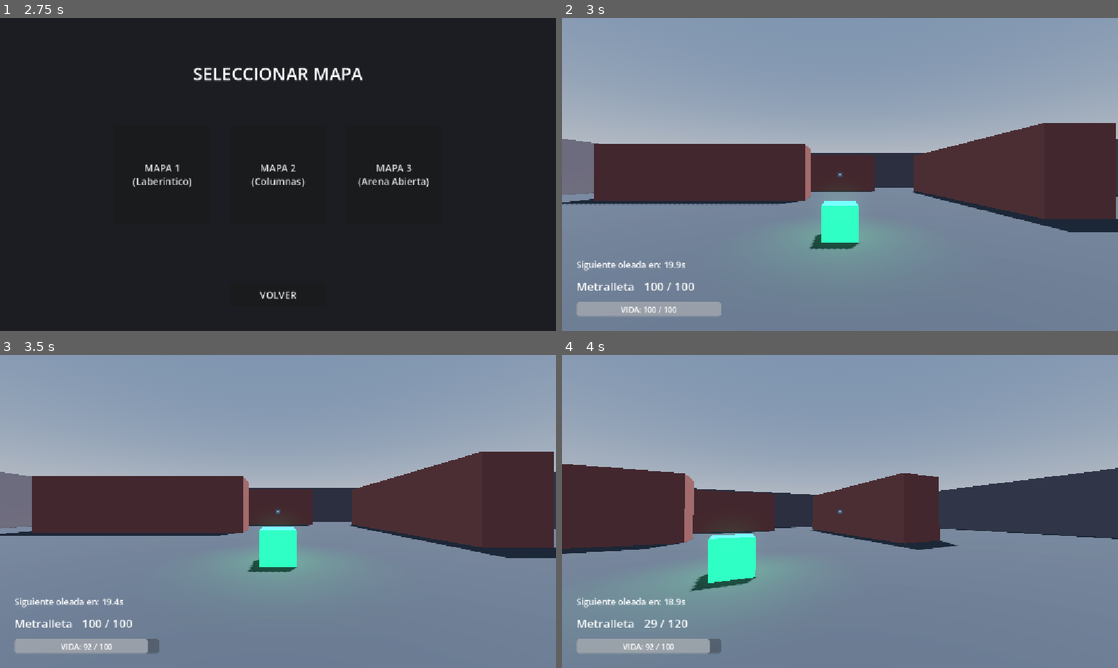
Above: before the commit, frames 1-4 (two rows, left to right).
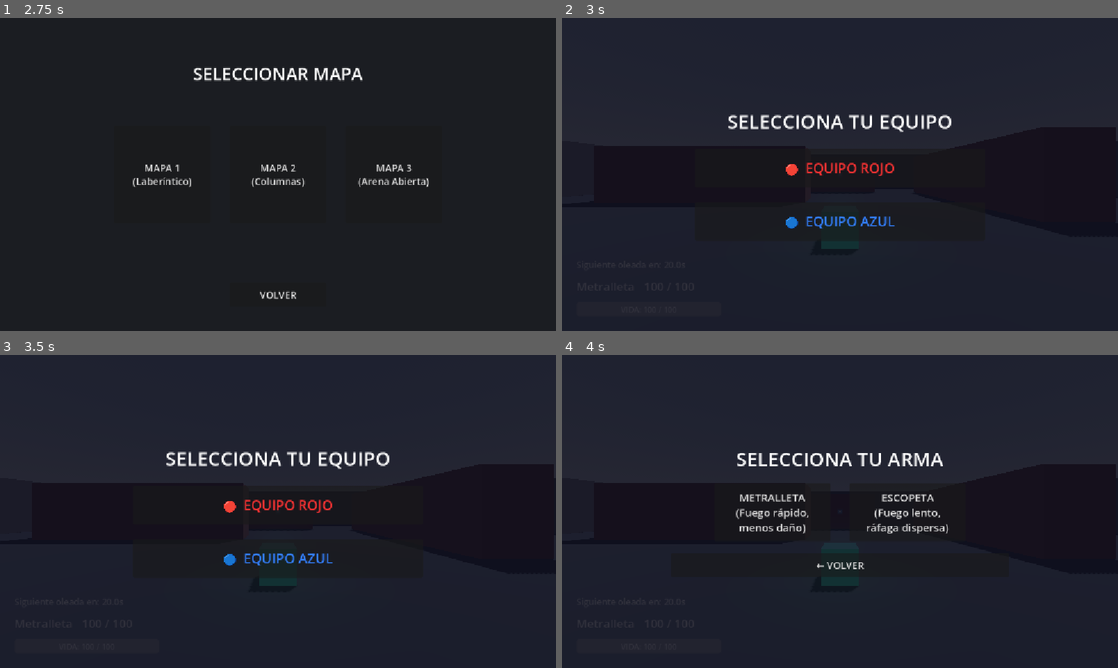
Above: after the commit, the same moments.

Repository: Jillkrav/Fps-Prueba
Game: Godot game, scene res://scenes/main_menu.tscn
Same seed, same stepped clock (60 frames per second), same inputs: the game is played once before the commit and once after it. The engine's default icon, where the game draws it, is replaced by a stand-in: a white triangle on a blue panel in a dark square.
Inputs (mouse positions are in pixels of both pictures, inside the frame that each line leads up to):
- Up to frame 1 (2.75 s): click "JUGAR" at 0.5 s; click "VOLVER" at 1.25 s; click "JUGAR" at 2 s
- Up to frame 2 (3 s): click "MAPA 1 (Laberíntico)" at 2.75 s
- Up to frame 3 (3.5 s): no input
- Up to frame 4 (4 s): click (840, 505) at 3.5 s, where only the run after the commit has a clickable "🔴 EQUIPO ROJO"

Frame 1 is identical in both runs. In frame 2, 100% of the frame differs, in the area x 0-100%, y 0-100%; in frame 3, 100%; in frame 4, 99%.

Commit message:
feat: agregar TeamWeaponSelector en mapas y limpiar WeaponPanel del menu principal

Diff:
--- a/scenes/main_menu.tscn
+++ b/scenes/main_menu.tscn
@@ -145,84 +145,9 @@
 theme_override_font_sizes/font_size = 20
 text = "VOLVER"
 
-[node name="WeaponPanel" type="Panel" parent="."]
-visible = false
-layout_mode = 1
-anchors_preset = 15
-anchor_right = 1.0
-anchor_bottom = 1.0
-grow_horizontal = 2
-grow_vertical = 2
-
-[node name="Title" type="Label" parent="WeaponPanel"]
-layout_mode = 1
-anchors_preset = 5
-anchor_left = 0.5
-anchor_right = 0.5
-offset_left = -250.0
-offset_top = 80.0
-offset_right = 250.0
-offset_bottom = 150.0
-grow_horizontal = 2
-theme_override_font_sizes/font_size = 36
-text = "SELECCIONAR ARMA"
-horizontal_alignment = 1
-vertical_alignment = 1
-
-[node name="WeaponsGrid" type="HBoxContainer" parent="WeaponPanel"]
-layout_mode = 1
-anchors_preset = 8
-anchor_left = 0.5
-anchor_top = 0.5
-anchor_right = 0.5
-anchor_bottom = 0.5
-offset_left = -300.0
-offset_top = -100.0
-offset_right = 300.0
-offset_bottom = 100.0
-grow_horizontal = 2
-grow_vertical = 2
-theme_override_constants/separation = 50
-alignment = 1
-
-[node name="BtnMetralleta" type="Button" parent="WeaponPanel/WeaponsGrid"]
-custom_minimum_size = Vector2(220, 150)
-layout_mode = 2
-theme_override_font_sizes/font_size = 20
-text = "METRALLETA
-(Fuego rápido,
-menos daño)"
-
-[node name="BtnEscopeta" type="Button" parent="WeaponPanel/WeaponsGrid"]
-custom_minimum_size = Vector2(220, 150)
-layout_mode = 2
-theme_override_font_sizes/font_size = 20
-text = "ESCOPETA
-(Fuego lento,
-ráfaga dispersa)"
-
-[node name="BtnWeaponBack" type="Button" parent="WeaponPanel"]
-layout_mode = 1
-anchors_preset = 7
-anchor_left = 0.5
-anchor_top = 1.0
-anchor_right = 0.5
-anchor_bottom = 1.0
-offset_left = -100.0
-offset_top = -100.0
-offset_right = 100.0
-offset_bottom = -50.0
-grow_horizontal = 2
-grow_vertical = 0
-theme_override_font_sizes/font_size = 20
-text = "VOLVER"
-
 [connection signal="pressed" from="MenuPanel/Buttons/BtnJugar" to="." method="_on_jugar_pressed"]
 [connection signal="pressed" from="MenuPanel/Buttons/BtnSalir" to="." method="_on_salir_pressed"]
 [connection signal="pressed" from="MapPanel/MapsGrid/Map1" to="." method="_on_map_selected" binds= ["res://scenes/maps/map_1.tscn"]]
 [connection signal="pressed" from="MapPanel/MapsGrid/Map2" to="." method="_on_map_selected" binds= ["res://scenes/maps/map_2.tscn"]]
 [connection signal="pressed" from="MapPanel/MapsGrid/Map3" to="." method="_on_map_selected" binds= ["res://scenes/maps/map_3.tscn"]]
 [connection signal="pressed" from="MapPanel/BtnMapBack" to="." method="_on_map_back_pressed"]
-[connection signal="pressed" from="WeaponPanel/WeaponsGrid/BtnMetralleta" to="." method="_on_weapon_selected" binds= ["metralleta"]]
-[connection signal="pressed" from="WeaponPanel/WeaponsGrid/BtnEscopeta" to="." method="_on_weapon_selected" binds= ["escopeta"]]
-[connection signal="pressed" from="WeaponPanel/BtnWeaponBack" to="." method="_on_weapon_back_pressed"]
--- a/scenes/maps/map_1.tscn
+++ b/scenes/maps/map_1.tscn
@@ -1,9 +1,10 @@
-[gd_scene load_steps=13 format=3 uid="uid://b1d6x87p4e0u1"]
+[gd_scene load_steps=14 format=3 uid="uid://b1d6x87p4e0u1"]
 
 [ext_resource type="PackedScene" uid="uid://dg0u4rsk2u6o7" path="res://scenes/player.tscn" id="1_player"]
 [ext_resource type="PackedScene" uid="uid://bsh2o1h3r4mno" path="res://scenes/pickups/resupply_box.tscn" id="2_resupply"]
 [ext_resource type="Script" path="res://scripts/spawner.gd" id="3_spawner"]
 [ext_resource type="PackedScene" uid="uid://bix4g2asdxsyg" path="res://scenes/hud.tscn" id="4_hud"]
+[ext_resource type="PackedScene" path="res://scenes/team_weapon_selector.tscn" id="5_selector"]
 
 [sub_resource type="ProceduralSkyMaterial" id="ProceduralSkyMaterial_map1"]
 sky_horizon_color = Color(0.64625, 0.65575, 0.67075, 1)
@@ -128,3 +129,5 @@
 transform = Transform3D(1, 0, 0, 0, 1, 0, 0, 0, 1, 0, 0.5, 20)
 
 [node name="HUDLayer" parent="." groups=["hud"] instance=ExtResource("4_hud")]
+
+[node name="TeamWeaponSelector" parent="." instance=ExtResource("5_selector")]
--- a/scenes/maps/map_2.tscn
+++ b/scenes/maps/map_2.tscn
@@ -1,13 +1,14 @@
-[gd_scene load_steps=13 format=3 uid="uid://b0uy7trsk2o62"]
+[gd_scene load_steps=14 format=3 uid="uid://map2_fps"]
 
 [ext_resource type="PackedScene" uid="uid://dg0u4rsk2u6o7" path="res://scenes/player.tscn" id="1_player"]
 [ext_resource type="PackedScene" uid="uid://bsh2o1h3r4mno" path="res://scenes/pickups/resupply_box.tscn" id="2_resupply"]
 [ext_resource type="Script" path="res://scripts/spawner.gd" id="3_spawner"]
 [ext_resource type="PackedScene" uid="uid://bix4g2asdxsyg" path="res://scenes/hud.tscn" id="4_hud"]
+[ext_resource type="PackedScene" path="res://scenes/team_weapon_selector.tscn" id="5_selector"]
 
 [sub_resource type="ProceduralSkyMaterial" id="ProceduralSkyMaterial_map2"]
-sky_horizon_color = Color(0.64625, 0.65575, 0.67075, 1)
-ground_horizon_color = Color(0.64625, 0.65575, 0.67075, 1)
+sky_horizon_color = Color(0.55, 0.60, 0.65, 1)
+ground_horizon_color = Color(0.55, 0.60, 0.65, 1)
 
 [sub_resource type="Sky" id="Sky_map2"]
 sky_material = SubResource("ProceduralSkyMaterial_map2")
@@ -23,13 +24,13 @@
 agent_height = 1.8
 
 [sub_resource type="StandardMaterial3D" id="StandardMaterial3D_floor"]
-albedo_color = Color(0.18, 0.22, 0.18, 1)
+albedo_color = Color(0.22, 0.20, 0.18, 1)
 
 [sub_resource type="StandardMaterial3D" id="StandardMaterial3D_wall"]
-albedo_color = Color(0.35, 0.38, 0.35, 1)
+albedo_color = Color(0.4, 0.38, 0.35, 1)
 
-[sub_resource type="StandardMaterial3D" id="StandardMaterial3D_obstacle"]
-albedo_color = Color(0.4, 0.45, 0.5, 1)
+[sub_resource type="StandardMaterial3D" id="StandardMaterial3D_column"]
+albedo_color = Color(0.45, 0.42, 0.38, 1)
 
 [node name="Map2" type="Node3D"]
 
@@ -48,79 +49,69 @@
 [node name="Floor" type="CSGBox3D" parent="NavigationRegion3D/Geometry"]
 transform = Transform3D(1, 0, 0, 0, 1, 0, 0, 0, 1, 0, -0.5, 0)
 use_collision = true
-size = Vector3(50, 1, 50)
+size = Vector3(60, 1, 60)
 material = SubResource("StandardMaterial3D_floor")
 
 [node name="OuterWalls" type="Node3D" parent="NavigationRegion3D/Geometry"]
 
 [node name="WallNorth" type="CSGBox3D" parent="NavigationRegion3D/Geometry/OuterWalls"]
-transform = Transform3D(1, 0, 0, 0, 1, 0, 0, 0, 1, 0, 2.5, -25)
+transform = Transform3D(1, 0, 0, 0, 1, 0, 0, 0, 1, 0, 2.5, -30)
 use_collision = true
-size = Vector3(50, 5, 1)
+size = Vector3(60, 5, 1)
 material = SubResource("StandardMaterial3D_wall")
 
 [node name="WallSouth" type="CSGBox3D" parent="NavigationRegion3D/Geometry/OuterWalls"]
-transform = Transform3D(1, 0, 0, 0, 1, 0, 0, 0, 1, 0, 2.5, 25)
+transform = Transform3D(1, 0, 0, 0, 1, 0, 0, 0, 1, 0, 2.5, 30)
 use_collision = true
-size = Vector3(50, 5, 1)
+size = Vector3(60, 5, 1)
 material = SubResource("StandardMaterial3D_wall")
 
 [node name="WallWest" type="CSGBox3D" parent="NavigationRegion3D/Geometry/OuterWalls"]
-transform = Transform3D(1, 0, 0, 0, 1, 0, 0, 0, 1, -25, 2.5, 0)
+transform = Transform3D(1, 0, 0, 0, 1, 0, 0, 0, 1, -30, 2.5, 0)
 use_collision = true
-size = Vector3(1, 5, 50)
+size = Vector3(1, 5, 60)
 material = SubResource("StandardMaterial3D_wall")
 
 [node name="WallEast" type="CSGBox3D" parent="NavigationRegion3D/Geometry/OuterWalls"]
-transform = Transform3D(1, 0, 0, 0, 1, 0, 0, 0, 1, 25, 2.5, 0)
+transform = Transform3D(1, 0, 0, 0, 1, 0, 0, 0, 1, 30, 2.5, 0)
 use_collision = true
-size = Vector3(1, 5, 50)
+size = Vector3(1, 5, 60)
 material = SubResource("StandardMaterial3D_wall")
 
-[node name="ColumnLayout" type="Node3D" parent="NavigationRegion3D/Geometry"]
+[node name="Columns" type="Node3D" parent="NavigationRegion3D/Geometry"]
 
-[node name="Column1" type="CSGCylinder3D" parent="NavigationRegion3D/Geometry/ColumnLayout"]
-transform = Transform3D(1, 0, 0, 0, 1, 0, 0, 0, 1, -12, 2.5, -12)
+[node name="Col1" type="CSGBox3D" parent="NavigationRegion3D/Geometry/Columns"]
+transform = Transform3D(1, 0, 0, 0, 1, 0, 0, 0, 1, -15, 2.5, -15)
 use_collision = true
-radius = 1.5
-height = 5.0
-material = SubResource("StandardMaterial3D_obstacle")
+size = Vector3(3, 5, 3)
+material = SubResource("StandardMaterial3D_column")
 
-[node name="Column2" type="CSGCylinder3D" parent="NavigationRegion3D/Geometry/ColumnLayout"]
-transform = Transform3D(1, 0, 0, 0, 1, 0, 0, 0, 1, 12, 2.5, -12)
+[node name="Col2" type="CSGBox3D" parent="NavigationRegion3D/Geometry/Columns"]
+transform = Transform3D(1, 0, 0, 0, 1, 0, 0, 0, 1, 15, 2.5, -15)
 use_collision = true
-radius = 1.5
-height = 5.0
-material = SubResource("StandardMaterial3D_obstacle")
+size = Vector3(3, 5, 3)
+material = SubResource("StandardMaterial3D_column")
 
-[node name="Column3" type="CSGCylinder3D" parent="NavigationRegion3D/Geometry/ColumnLayout"]
-transform = Transform3D(1, 0, 0, 0, 1, 0, 0, 0, 1, -12, 2.5, 12)
+[node name="Col3" type="CSGBox3D" parent="NavigationRegion3D/Geometry/Columns"]
+transform = Transform3D(1, 0, 0, 0, 1, 0, 0, 0, 1, -15, 2.5, 15)
 use_collision = true
-radius = 1.5
-height = 5.0
-material = SubResource("StandardMaterial3D_obstacle")
+size = Vector3(3, 5, 3)
+material = SubResource("StandardMaterial3D_column")
 
-[node name="Column4" type="CSGCylinder3D" parent="NavigationRegion3D/Geometry/ColumnLayout"]
-transform = Transform3D(1, 0, 0, 0, 1, 0, 0, 0, 1, 12, 2.5, 12)
+[node name="Col4" type="CSGBox3D" parent="NavigationRegion3D/Geometry/Columns"]
+transform = Transform3D(1, 0, 0, 0, 1, 0, 0, 0, 1, 15, 2.5, 15)
 use_collision = true
-radius = 1.5
-height = 5.0
-material = SubResource("StandardMaterial3D_obstacle")
+size = Vector3(3, 5, 3)
+material = SubResource("StandardMaterial3D_column")
 
-[node name="CenterWall1" type="CSGBox3D" parent="NavigationRegion3D/Geometry/ColumnLayout"]
-transform = Transform3D(1, 0, 0, 0, 1, 0, 0, 0, 1, -10, 2.0, 0)
+[node name="Col5" type="CSGBox3D" parent="NavigationRegion3D/Geometry/Columns"]
+transform = Transform3D(1, 0, 0, 0, 1, 0, 0, 0, 1, 0, 2.5, 0)
 use_collision = true
-size = Vector3(8, 4, 2)
-material = SubResource("StandardMaterial3D_obstacle")
-
-[node name="CenterWall2" type="CSGBox3D" parent="NavigationRegion3D/Geometry/ColumnLayout"]
-transform = Transform3D(1, 0, 0, 0, 1, 0, 0, 0, 1, 10, 2.0, 0)
-use_collision = true
-size = Vector3(8, 4, 2)
-material = SubResource("StandardMaterial3D_obstacle")
+size = Vector3(3, 5, 3)
+material = SubResource("StandardMaterial3D_column")
 
 [node name="Player" parent="." instance=ExtResource("1_player")]
-transform = Transform3D(1, 0, 0, 0, 1, 0, 0, 0, 1, 0, 0.5, 8)
+transform = Transform3D(1, 0, 0, 0, 1, 0, 0, 0, 1, 0, 0.5, 20)
 
 [node name="ResupplyBox" parent="." instance=ExtResource("2_resupply")]
 transform = Transform3D(1, 0, 0, 0, 1, 0, 0, 0, 1, 0, 0, 0)
@@ -129,12 +120,14 @@
 script = ExtResource("3_spawner")
 
 [node name="SpawnPoint1" type="Marker3D" parent="EnemySpawner"]
-transform = Transform3D(1, 0, 0, 0, 1, 0, 0, 0, 1, -18, 0.5, -18)
+transform = Transform3D(1, 0, 0, 0, 1, 0, 0, 0, 1, -25, 0.5, -25)
 
 [node name="SpawnPoint2" type="Marker3D" parent="EnemySpawner"]
-transform = Transform3D(1, 0, 0, 0, 1, 0, 0, 0, 1, 18, 0.5, -18)
+transform = Transform3D(1, 0, 0, 0, 1, 0, 0, 0, 1, 25, 0.5, -25)
 
 [node name="SpawnPoint3" type="Marker3D" parent="EnemySpawner"]
-transform = Transform3D(1, 0, 0, 0, 1, 0, 0, 0, 1, 0, 0.5, -18)
+transform = Transform3D(1, 0, 0, 0, 1, 0, 0, 0, 1, 0, 0.5, 25)
 
 [node name="HUDLayer" parent="." groups=["hud"] instance=ExtResource("4_hud")]
+
+[node name="TeamWeaponSelector" parent="." instance=ExtResource("5_selector")]
--- a/scenes/maps/map_3.tscn
+++ b/scenes/maps/map_3.tscn
@@ -1,13 +1,14 @@
-[gd_scene load_steps=13 format=3 uid="uid://cmfobasdxs2o3"]
+[gd_scene load_steps=13 format=3 uid="uid://map3_fps"]
 
 [ext_resource type="PackedScene" uid="uid://dg0u4rsk2u6o7" path="res://scenes/player.tscn" id="1_player"]
 [ext_resource type="PackedScene" uid="uid://bsh2o1h3r4mno" path="res://scenes/pickups/resupply_box.tscn" id="2_resupply"]
 [ext_resource type="Script" path="res://scripts/spawner.gd" id="3_spawner"]
 [ext_resource type="PackedScene" uid="uid://bix4g2asdxsyg" path="res://scenes/hud.tscn" id="4_hud"]
+[ext_resource type="PackedScene" path="res://scenes/team_weapon_selector.tscn" id="5_selector"]
 
 [sub_resource type="ProceduralSkyMaterial" id="ProceduralSkyMaterial_map3"]
-sky_horizon_color = Color(0.64625, 0.65575, 0.67075, 1)
-ground_horizon_color = Color(0.64625, 0.65575, 0.67075, 1)
+sky_horizon_color = Color(0.75, 0.60, 0.45, 1)
+ground_horizon_color = Color(0.60, 0.50, 0.35, 1)
 
 [sub_resource type="Sky" id="Sky_map3"]
 sky_material = SubResource("ProceduralSkyMaterial_map3")
@@ -23,13 +24,13 @@
 agent_height = 1.8
 
 [sub_resource type="StandardMaterial3D" id="StandardMaterial3D_floor"]
-albedo_color = Color(0.24, 0.18, 0.18, 1)
+albedo_color = Color(0.55, 0.48, 0.35, 1)
 
 [sub_resource type="StandardMaterial3D" id="StandardMaterial3D_wall"]
-albedo_color = Color(0.4, 0.35, 0.35, 1)
+albedo_color = Color(0.6, 0.5, 0.3, 1)
 
-[sub_resource type="StandardMaterial3D" id="StandardMaterial3D_obstacle"]
-albedo_color = Color(0.6, 0.5, 0.4, 1)
+[sub_resource type="StandardMaterial3D" id="StandardMaterial3D_cover"]
+albedo_color = Color(0.45, 0.38, 0.28, 1)
 
 [node name="Map3" type="Node3D"]
 
@@ -37,7 +38,7 @@
 environment = SubResource("Environment_map3")
 
 [node name="DirectionalLight3D" type="DirectionalLight3D" parent="."]
-transform = Transform3D(-0.866025, -0.433013, 0.25, 0, 0.5, 0.866025, -0.5, 0.75, -0.433013, 0, 10, 0)
+transform = Transform3D(-0.866025, -0.433013, 0.25, 0, 0.5, 0.866025, -0.5, 0.75, -0.433013, 0, 12, 0)
 shadow_enabled = true
 
 [node name="NavigationRegion3D" type="NavigationRegion3D" parent="."]
@@ -48,77 +49,85 @@
 [node name="Floor" type="CSGBox3D" parent="NavigationRegion3D/Geometry"]
 transform = Transform3D(1, 0, 0, 0, 1, 0, 0, 0, 1, 0, -0.5, 0)
 use_collision = true
-size = Vector3(50, 1, 50)
+size = Vector3(80, 1, 80)
 material = SubResource("StandardMaterial3D_floor")
 
 [node name="OuterWalls" type="Node3D" parent="NavigationRegion3D/Geometry"]
 
 [node name="WallNorth" type="CSGBox3D" parent="NavigationRegion3D/Geometry/OuterWalls"]
-transform = Transform3D(1, 0, 0, 0, 1, 0, 0, 0, 1, 0, 2.5, -25)
+transform = Transform3D(1, 0, 0, 0, 1, 0, 0, 0, 1, 0, 2.5, -40)
 use_collision = true
-size = Vector3(50, 5, 1)
+size = Vector3(80, 5, 1)
 material = SubResource("StandardMaterial3D_wall")
 
 [node name="WallSouth" type="CSGBox3D" parent="NavigationRegion3D/Geometry/OuterWalls"]
-transform = Transform3D(1, 0, 0, 0, 1, 0, 0, 0, 1, 0, 2.5, 25)
+transform = Transform3D(1, 0, 0, 0, 1, 0, 0, 0, 1, 0, 2.5, 40)
 use_collision = true
-size = Vector3(50, 5, 1)
+size = Vector3(80, 5, 1)
 material = SubResource("StandardMaterial3D_wall")
 
 [node name="WallWest" type="CSGBox3D" parent="NavigationRegion3D/Geometry/OuterWalls"]
-transform = Transform3D(1, 0, 0, 0, 1, 0, 0, 0, 1, -25, 2.5, 0)
+transform = Transform3D(1, 0, 0, 0, 1, 0, 0, 0, 1, -40, 2.5, 0)
 use_collision = true
-size = Vector3(1, 5, 50)
+size = Vector3(1, 5, 80)
 material = SubResource("StandardMaterial3D_wall")
 
 [node name="WallEast" type="CSGBox3D" parent="NavigationRegion3D/Geometry/OuterWalls"]
-transform = Transform3D(1, 0, 0, 0, 1, 0, 0, 0, 1, 25, 2.5, 0)
+transform = Transform3D(1, 0, 0, 0, 1, 0, 0, 0, 1, 40, 2.5, 0)
 use_collision = true
-size = Vector3(1, 5, 50)
+size = Vector3(1, 5, 80)
 material = SubResource("StandardMaterial3D_wall")
 
-[node name="ArenaLayout" type="Node3D" parent="NavigationRegion3D/Geometry"]
+[node name="CoverObjects" type="Node3D" parent="NavigationRegion3D/Geometry"]
 
-[node name="Block1" type="CSGBox3D" parent="NavigationRegion3D/Geometry/ArenaLayout"]
-transform = Transform3D(1, 0, 0, 0, 1, 0, 0, 0, 1, -8, 1.0, -8)
+[node name="Cover1" type="CSGBox3D" parent="NavigationRegion3D/Geometry/CoverObjects"]
+transform = Transform3D(1, 0, 0, 0, 1, 0, 0, 0, 1, -20, 1.0, -20)
+use_collision = true
+size = Vector3(6, 2, 2)
+material = SubResource("StandardMaterial3D_cover")
+
+[node name="Cover2" type="CSGBox3D" parent="NavigationRegion3D/Geometry/CoverObjects"]
+transform = Transform3D(1, 0, 0, 0, 1, 0, 0, 0, 1, 20, 1.0, -20)
+use_collision = true
+size = Vector3(6, 2, 2)
+material = SubResource("StandardMaterial3D_cover")
+
+[node name="Cover3" type="CSGBox3D" parent="NavigationRegion3D/Geometry/CoverObjects"]
+transform = Transform3D(1, 0, 0, 0, 1, 0, 0, 0, 1, -20, 1.0, 20)
+use_collision = true
+size = Vector3(6, 2, 2)
+material = SubResource("StandardMaterial3D_cover")
+
+[node name="Cover4" type="CSGBox3D" parent="NavigationRegion3D/Geometry/CoverObjects"]
+transform = Transform3D(1, 0, 0, 0, 1, 0, 0, 0, 1, 20, 1.0, 20)
+use_collision = true
+size = Vector3(6, 2, 2)
+material = SubResource("StandardMaterial3D_cover")
+
+[node name="Cover5" type="CSGBox3D" parent="NavigationRegion3D/Geometry/CoverObjects"]
+transform = Transform3D(1, 0, 0, 0, 1, 0, 0, 0, 1, 0, 1.0, 0)
 use_collision = true
 size = Vector3(4, 2, 4)
-material = SubResource("StandardMaterial3D_obstacle")
-
-[node name="Block2" type="CSGBox3D" parent="NavigationRegion3D/Geometry/ArenaLayout"]
-transform = Transform3D(1, 0, 0, 0, 1, 0, 0, 0, 1, 8, 1.0, -8)
-use_collision = true
-size = Vector3(4, 2, 4)
-material = SubResource("StandardMaterial3D_obstacle")
-
-[node name="Block3" type="CSGBox3D" parent="NavigationRegion3D/Geometry/ArenaLayout"]
-transform = Transform3D(1, 0, 0, 0, 1, 0, 0, 0, 1, -8, 1.0, 8)
-use_collision = true
-size = Vector3(4, 2, 4)
-material = SubResource("StandardMaterial3D_obstacle")
-
-[node name="Block4" type="CSGBox3D" parent="NavigationRegion3D/Geometry/ArenaLayout"]
-transform = Transform3D(1, 0, 0, 0, 1, 0, 0, 0, 1, 8, 1.0, 8)
-use_collision = true
-size = Vector3(4, 2, 4)
-material = SubResource("StandardMaterial3D_obstacle")
+material = SubResource("StandardMaterial3D_cover")
 
 [node name="Player" parent="." instance=ExtResource("1_player")]
-transform = Transform3D(1, 0, 0, 0, 1, 0, 0, 0, 1, 0, 0.5, 12)
+transform = Transform3D(1, 0, 0, 0, 1, 0, 0, 0, 1, 0, 0.5, 30)
 
 [node name="ResupplyBox" parent="." instance=ExtResource("2_resupply")]
-transform = Transform3D(1, 0, 0, 0, 1, 0, 0, 0, 1, 0, 0, 0)
+transform = Transform3D(1, 0, 0, 0, 1, 0, 0, 0, 1, 0, 0, -10)
 
 [node name="EnemySpawner" type="Node3D" parent="."]
 script = ExtResource("3_spawner")
 
 [node name="SpawnPoint1" type="Marker3D" parent="EnemySpawner"]
-transform = Transform3D(1, 0, 0, 0, 1, 0, 0, 0, 1, -15, 0.5, -15)
+transform = Transform3D(1, 0, 0, 0, 1, 0, 0, 0, 1, -35, 0.5, -35)
 
 [node name="SpawnPoint2" type="Marker3D" parent="EnemySpawner"]
-transform = Transform3D(1, 0, 0, 0, 1, 0, 0, 0, 1, 15, 0.5, -15)
+transform = Transform3D(1, 0, 0, 0, 1, 0, 0, 0, 1, 35, 0.5, -35)
 
 [node name="SpawnPoint3" type="Marker3D" parent="EnemySpawner"]
-transform = Transform3D(1, 0, 0, 0, 1, 0, 0, 0, 1, 0, 0.5, -20)
+transform = Transform3D(1, 0, 0, 0, 1, 0, 0, 0, 1, 0, 0.5, -30)
 
 [node name="HUDLayer" parent="." groups=["hud"] instance=ExtResource("4_hud")]
+
+[node name="TeamWeaponSelector" parent="." instance=ExtResource("5_selector")]
--- /dev/null
+++ b/scenes/team_weapon_selector.tscn
@@ -0,0 +1,107 @@
+[gd_scene load_steps=2 format=3 uid="uid://team_weapon_selector"]
+
+[ext_resource type="Script" path="res://scripts/team_weapon_selector.gd" id="1_selector"]
+
+[node name="TeamWeaponSelector" type="CanvasLayer"]
+script = ExtResource("1_selector")
+
+[node name="Background" type="ColorRect" parent="."]
+layout_mode = 1
+anchors_preset = 15
+anchor_right = 1.0
+anchor_bottom = 1.0
+grow_horizontal = 2
+grow_vertical = 2
+color = Color(0.05, 0.05, 0.1, 0.85)
+
+[node name="TeamPanel" type="VBoxContainer" parent="."]
+layout_mode = 1
+anchors_preset = 8
+anchor_left = 0.5
+anchor_top = 0.5
+anchor_right = 0.5
+anchor_bottom = 0.5
+offset_left = -300.0
+offset_top = -220.0
+offset_right = 300.0
+offset_bottom = 220.0
+grow_horizontal = 2
+grow_vertical = 2
+theme_override_constants/separation = 30
+alignment = 1
+
+[node name="Title" type="Label" parent="TeamPanel"]
+layout_mode = 2
+theme_override_font_sizes/font_size = 40
+text = "SELECCIONA TU EQUIPO"
+horizontal_alignment = 1
+
+[node name="BtnRojo" type="Button" parent="TeamPanel"]
+custom_minimum_size = Vector2(300, 80)
+layout_mode = 2
+theme_override_font_sizes/font_size = 28
+theme_override_colors/font_color = Color(1.0, 0.2, 0.2, 1)
+text = "🔴  EQUIPO ROJO"
+
+[node name="BtnAzul" type="Button" parent="TeamPanel"]
+custom_minimum_size = Vector2(300, 80)
+layout_mode = 2
+theme_override_font_sizes/font_size = 28
+theme_override_colors/font_color = Color(0.2, 0.5, 1.0, 1)
+text = "🔵  EQUIPO AZUL"
+
+[node name="WeaponPanel" type="VBoxContainer" parent="."]
+visible = false
+layout_mode = 1
+anchors_preset = 8
+anchor_left = 0.5
+anchor_top = 0.5
+anchor_right = 0.5
+anchor_bottom = 0.5
+offset_left = -350.0
+offset_top = -260.0
+offset_right = 350.0
+offset_bottom = 260.0
+grow_horizontal = 2
+grow_vertical = 2
+theme_override_constants/separation = 24
+alignment = 1
+
+[node name="Title" type="Label" parent="WeaponPanel"]
+layout_mode = 2
+theme_override_font_sizes/font_size = 40
+text = "SELECCIONA TU ARMA"
+horizontal_alignment = 1
+
+[node name="WeaponsRow" type="HBoxContainer" parent="WeaponPanel"]
+layout_mode = 2
+theme_override_constants/separation = 40
+alignment = 1
+
+[node name="BtnMetralleta" type="Button" parent="WeaponPanel/WeaponsRow"]
+custom_minimum_size = Vector2(240, 120)
+layout_mode = 2
+theme_override_font_sizes/font_size = 22
+text = "METRALLETA
+(Fuego rápido,
+menos daño)"
+
+[node name="BtnEscopeta" type="Button" parent="WeaponPanel/WeaponsRow"]
+custom_minimum_size = Vector2(240, 120)
+layout_mode = 2
+theme_override_font_sizes/font_size = 22
+text = "ESCOPETA
+(Fuego lento,
+ráfaga dispersa)"
+
+[node name="BtnVolver" type="Button" parent="WeaponPanel"]
+custom_minimum_size = Vector2(200, 50)
+layout_mode = 2
+theme_override_font_sizes/font_size = 20
+text = "← VOLVER"
+
+[connection signal="pressed" from="TeamPanel/BtnRojo" to="." method="_on_team_rojo_pressed"]
+[connection signal="pressed" from="TeamPanel/BtnAzul" to="." method="_on_team_azul_pressed"]
+[connection signal="pressed" from="WeaponPanel/WeaponsRow/BtnMetralleta" to="." method="_on_weapon_metralleta_pressed"]
+[connection signal="pressed" from="WeaponPanel/WeaponsRow/BtnEscopeta" to="." method="_on_weapon_escopeta_pressed"]
+[connection signal="pressed" from="WeaponPanel/BtnVolver" to="." method="_on_weapon_back_pressed"]
